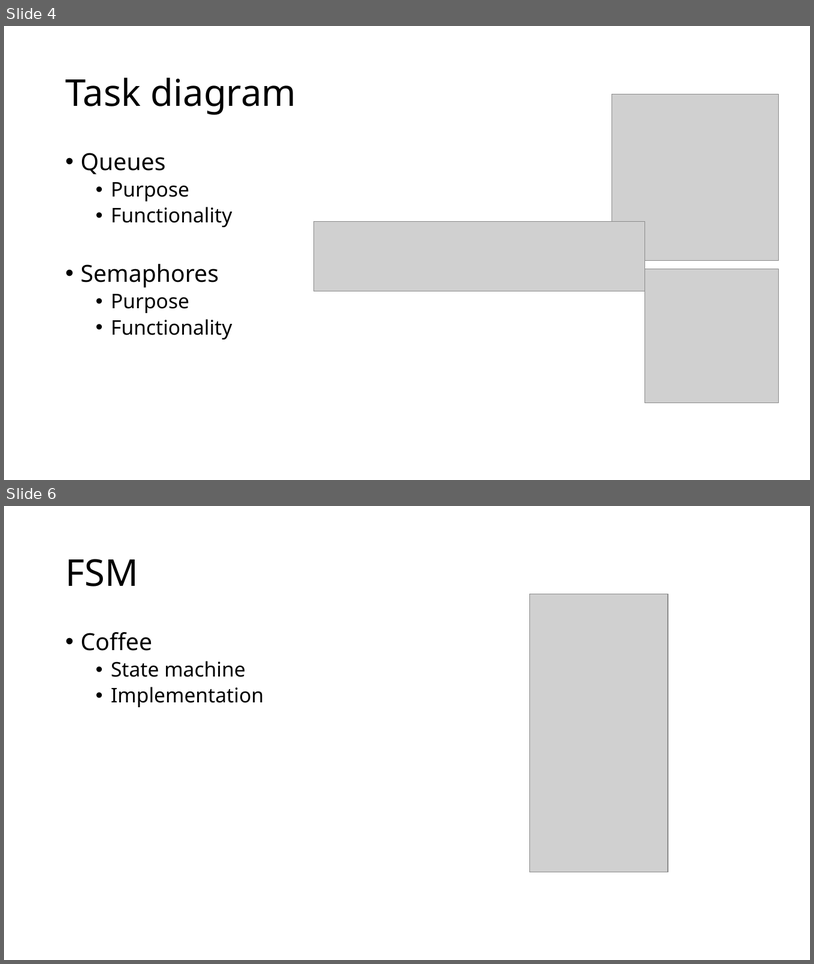
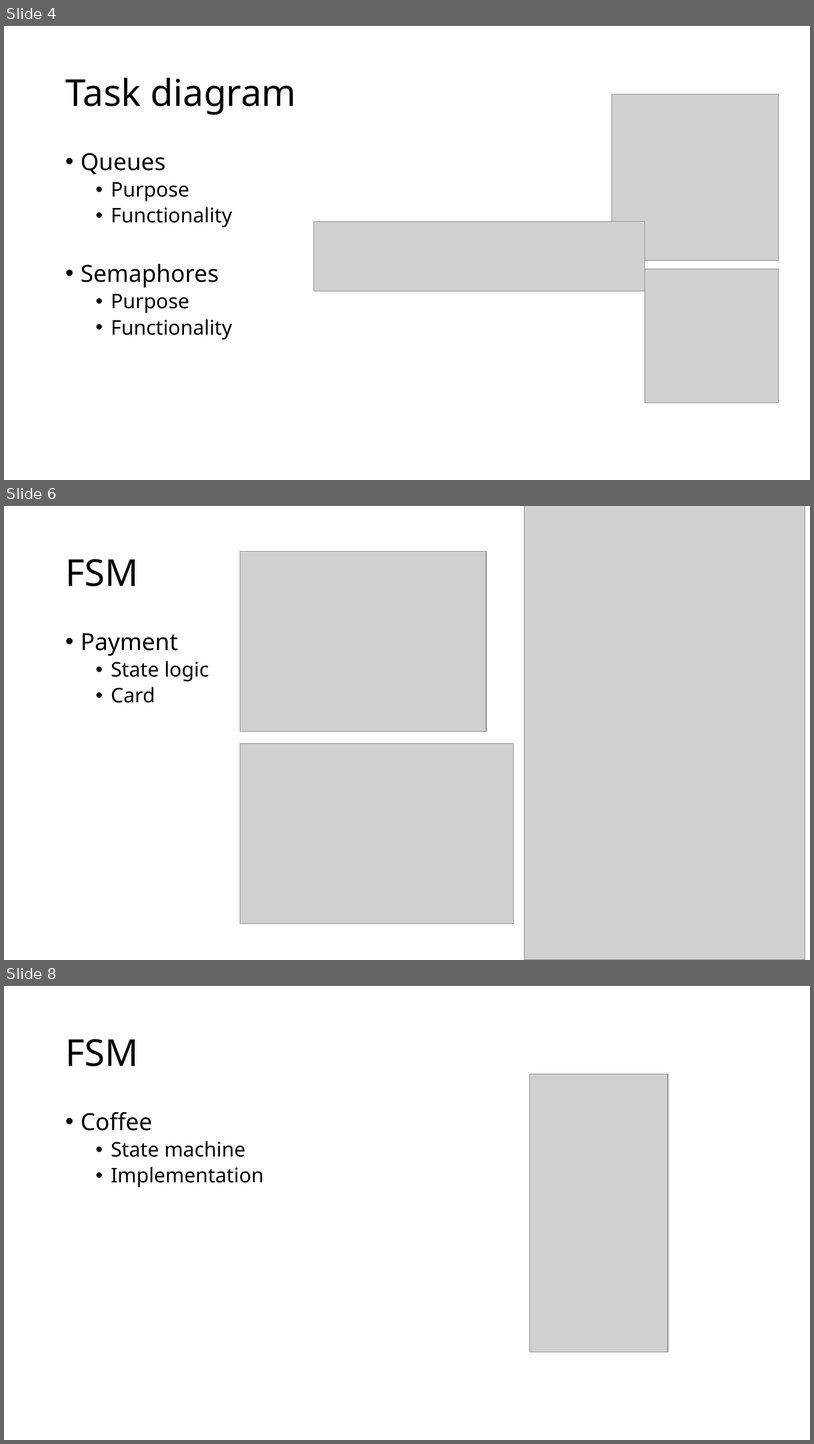
Before and after one commit to Megalegomand/RB4-EMP-Final-Assigment, a slide deck: PowerPoint Presentation/Presentation of our solution.pptx. Shown one above the other, each under a label of ours: slides 4 and 6 before the commit, slides 4, 6 and 8 after it; the slides between them are not shown. The pictures are 814x964 and 814x1444 pixels, drawn with LibreOffice and Linux fonts; fonts in the diff are those of the drawing; grey boxes stand for pictures. Boxes give left, top, right and bottom in pixels: in the first picture for what was removed or moved away, otherwise in the second. Text is boxed around its words. In the diff, an @@ line names an element or a change of style, - is before the commit and + after.

```diff
--- a/PowerPoint Presentation/Presentation of our solution.pptx
+++ b/PowerPoint Presentation/Presentation of our solution.pptx
@@ slide 6 added at [4,506,810,960], background #FFFFFF @@
@@ picture added at [525,506,806,960] @@
@@ title added at [65,559,138,586], 44 pt, text #000000 @@
+FSM
@@ picture added at [240,551,487,731] @@
@@ text added at [81,633,209,703], 24 pt, text #000000 @@
+• Payment
+  • State logic
+  • Card
@@ picture added at [240,744,514,924] @@
@@ what was slide 6 is now slide 8 @@
```
Also in this commit, not shown: 1 slide changed, 1 other slide added, 1 other file.
